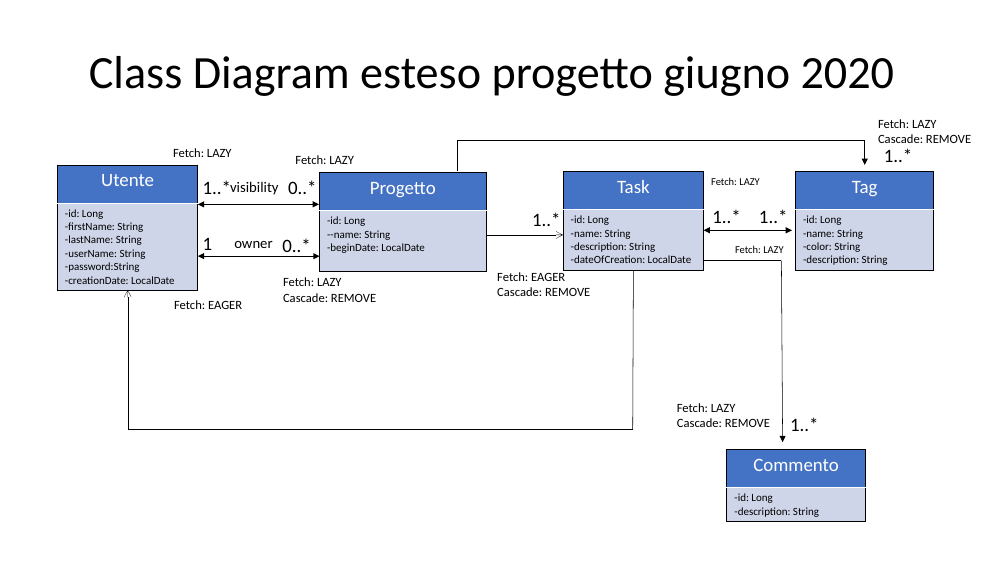
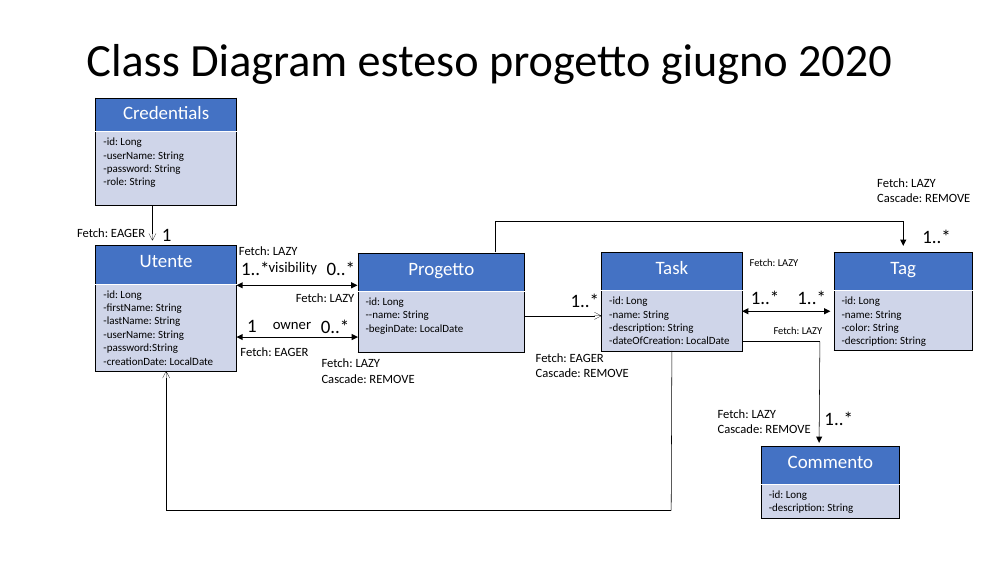
Before and after one commit to JohnnyWalkerRed/SIW-ProjectManager, a slide deck: slide 1 of Direttive progetto e class diagram/Class diagram.pptx. Drawn at 1008x567 pixels with LibreOffice and Linux fonts; fonts in the diff are those of the drawing. Boxes give left, top, right and bottom in pixels: in the first picture for what was removed or moved away, otherwise in the second. Text is boxed around its words. In the diff, an @@ line names an element or a change of style, - is before the commit and + after.

Commit message:
integrato con Entity e Repository Credentials

```diff
--- a/Direttive progetto e class diagram/Class diagram.pptx
+++ b/Direttive progetto e class diagram/Class diagram.pptx
@@ title "Class Diagram esteso progetto giugno ...": place and size @@
-title "Class Diagram esteso progetto giugno ..." at (89,56,895,96)
+title "Class Diagram esteso progetto giugno ..." at (86,44,892,84)
@@ table added at (96,98,237,206), 2 rows, 1 columns @@
+Credentials
+-id: Long / -userName: String / -password: String / -role: String
@@ text "Fetch: LAZY": place and size @@
-text "Fetch: LAZY" at (878,119,971,143)
+text "Fetch: LAZY" at (877,178,970,202)
@@ arrow added from (153, 205) to (153, 240), #000000 0.25 pt @@
@@ text added at (77,228,145,237), 12 pt, text #000000 @@
+Fetch: EAGER
@@ text "1": place and size @@
-text "1" at (203,238,213,255)
+text "1" at (162,228,172,246)
@@ text "Fetch: LAZY": place and size @@
-text "Fetch: LAZY" at (173,148,232,157)
+text "Fetch: LAZY" at (239,246,298,255)
@@ text "Fetch: LAZY": place and size @@
-text "Fetch: LAZY" at (295,155,354,164)
+text "Fetch: LAZY" at (296,293,355,302)
@@ text added at (247,320,257,338), 18 pt, text #000000 @@
+1
@@ text "Fetch: EAGER": place and size @@
-text "Fetch: EAGER" at (174,300,242,309)
+text "Fetch: EAGER" at (240,347,308,356)
@@ arrow moved from (782, 261) - (783, 442) to (820, 342) - (820, 443) @@
@@ 13 texts, 5 lines, 4 tables, 3 double arrows, 3 arrows: place and size @@
-13 texts, 5 lines, 4 tables, 3 double arrows, 3 arrows at (57,141,934,430)
+13 texts, 5 lines, 4 tables, 3 double arrows, 3 arrows at (96,222,972,511)
@@ text "Fetch: LAZY": place and size @@
-text "Fetch: LAZY" at (677,403,770,427)
+text "Fetch: LAZY" at (718,409,810,433)
@@ text "1..*": place and size @@
-text "1..*" at (790,417,819,431)
+text "1..*" at (824,411,853,425)
@@ table: place and size @@
-table at (727,450,866,522)
+table at (761,446,900,518)
```
Also in this commit, not shown: 3 other files.
